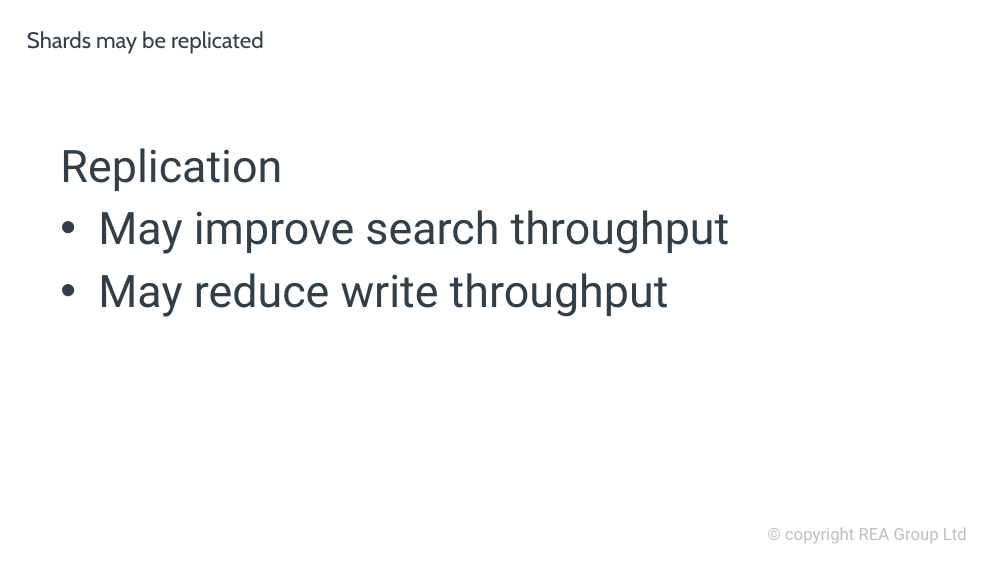
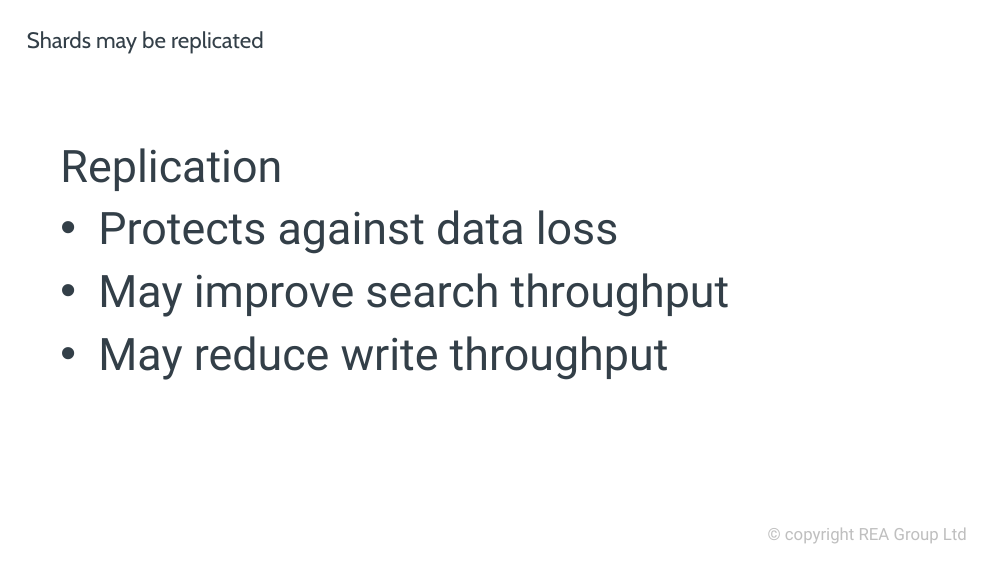
Before and after one commit to davidbkemp/advanced-elasticsearch-training, a slide deck: slide 9 of ElasticsearchOps.pptx. Drawn at 1008x567 pixels with LibreOffice and Linux fonts; fonts in the diff are those of the drawing; background and template pictures are left out. Boxes give left, top, right and bottom in pixels: in the first picture for what was removed or moved away, otherwise in the second. Text is boxed around its words. In the diff, an @@ line names an element or a change of style, - is before the commit and + after.

```diff
--- a/ElasticsearchOps.pptx
+++ b/ElasticsearchOps.pptx
@@ text at (98,210,619,254): paragraph added @@
+• Protects against data loss
```
Also in this commit, not shown: 7 other slides changed, 2 slides removed.
